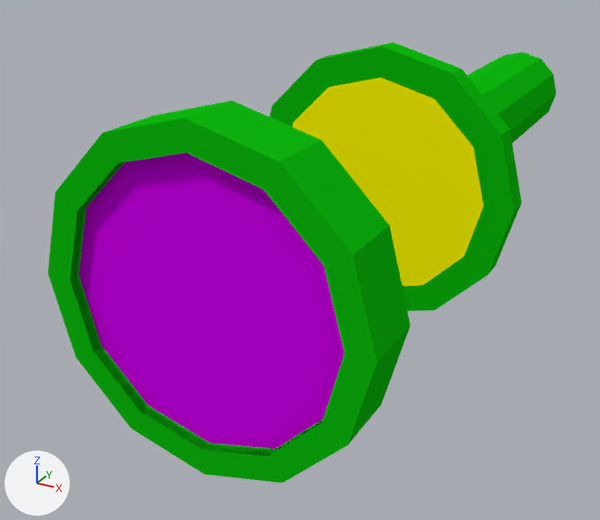
One commit to the Blender file Escape Room VR/Assets/EscapeRoom/Models/flashlight.blend: the scene before it, then after it.
Before and after are seen from a 50 mm lens placed at (0.1124, -0.3202, 0.0958), pointed at (-0.0339, -0.0542, -0.0372). The lights are fixed; the arrows at lower left show +X, +Y and +Z.

In view in the first picture: 'Flashlight', 'Flashlight.001', 'Flashlight.002'.
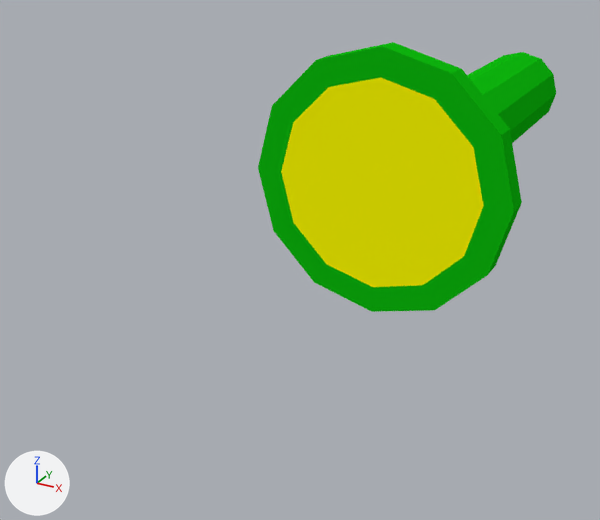
Location of each change, [x1, y1, x2, y2] in pixels of the pictures (600 x 520 px):
'Flashlight.002', deleted
    before: [79, 153, 344, 449]
'Flashlight.001', deleted (green)
    before: [48, 101, 410, 483]

The edits, one by one:
Object 'Flashlight.002' (ob_flashlight_002) is deleted.
Object 'Flashlight.001' (ob_flashlight_001) is deleted.
